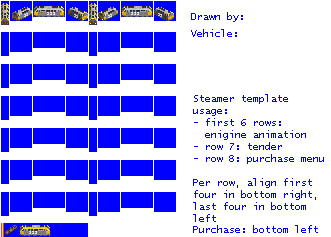
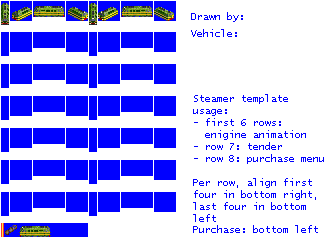
Layers edited between the first and the second 331 x 237 image:
painted on "empty.png" over (x1=1, y1=3, x2=174, y2=237)
